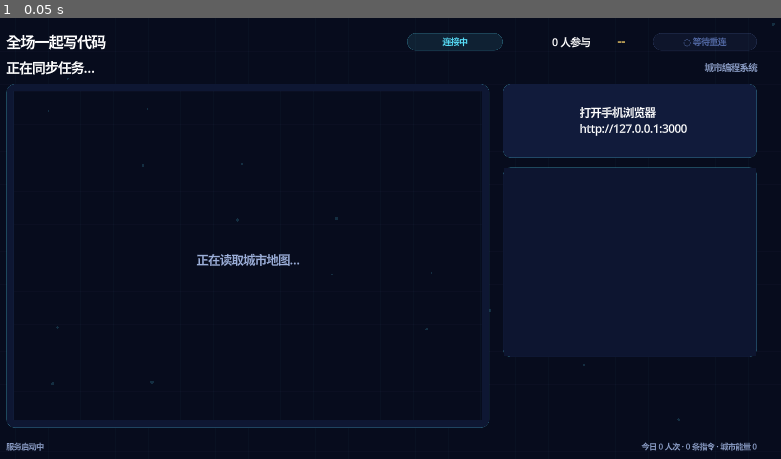
Above: before the commit, frame 1.
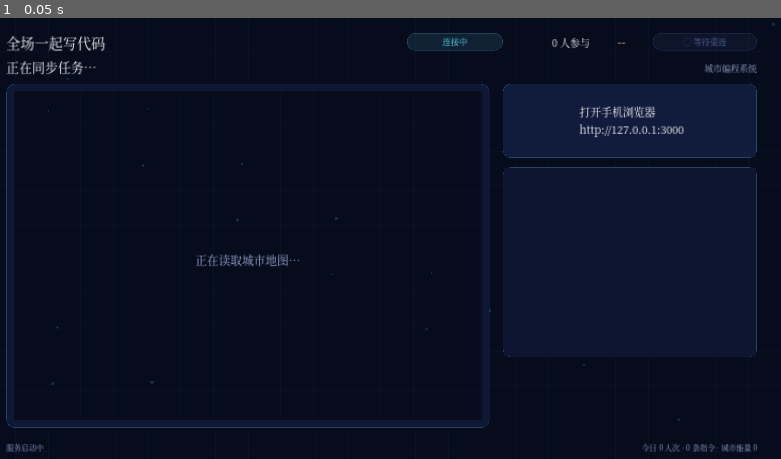
Above: after the commit, the same moment.

Repository: Source-of-USTB/interactive-games
Game: Godot game, scene res://main.tscn
The game is run twice, just before and just after one commit, with the same random seed, the same clock (stepped at 60 frames per second) and the same inputs.
Inputs:
- Up to frame 1 (0.05 s): no input

The runs differ from the first frame. In frame 1, 1.7% of the frame differs, in the area x 0-98%, y 3-99%.

Commit message:
feat(godot): bundle Source Han Serif for consistent CJK rendering
Built-in fallback font lacks CJK glyphs, so Chinese text fell back to
system fonts inconsistently. Bundle SourceHanSerifCN-Regular in
assets/fonts, set it as the project custom font and ThemeDB fallback
font, and re-measure the direction-glyph centering offset for the new
font metrics. Drop unused Medium/Bold variants to keep the repo lean.

Diff:
--- a/apps/godot/project.godot
+++ b/apps/godot/project.godot
@@ -26,3 +26,4 @@
 [gui]
 
 theme/default_font_multichannel_signed_distance_field=true
+theme/custom_font="res://assets/fonts/SourceHanSerifCN-Regular.woff2"
--- a/apps/godot/scripts/main.gd
+++ b/apps/godot/scripts/main.gd
@@ -64,6 +64,7 @@
 var http_request: HTTPRequest
 
 func _ready() -> void:
+	ThemeDB.fallback_font = load("res://assets/fonts/SourceHanSerifCN-Regular.woff2")
 	websocket_url = OS.get_environment("GAME_SERVER_WS")
 	if websocket_url.is_empty(): websocket_url = "ws://127.0.0.1:3000/ws"
 	screen_token = OS.get_environment("SCREEN_TOKEN")
--- a/apps/godot/scripts/theme.gd
+++ b/apps/godot/scripts/theme.gd
@@ -110,8 +110,7 @@
 
 func draw_arrow_centered(canvas: CanvasItem, text: String, center: Vector2, font_size: int, color: Color) -> void:
 	var font := ThemeDB.fallback_font
-	var advance: float = font.get_string_size(text, HORIZONTAL_ALIGNMENT_LEFT, -1, font_size).x
-	var pen := center + Vector2(-advance * 0.5, 0.325 * font_size)
+	var pen := center + Vector2(-0.492 * font_size, 0.353 * font_size)
 	canvas.draw_string(font, pen, text, HORIZONTAL_ALIGNMENT_LEFT, -1, font_size, color)
 
 func direction_glyph(direction: String) -> String:
Binary file added: apps/godot/assets/fonts/SourceHanSerifCN-Regular.woff2
Not shown, added: apps/godot/assets/fonts/SourceHanSerifCN-Regular.woff2.import
Not shown, added: apps/godot/scripts/theme.gd.uid
